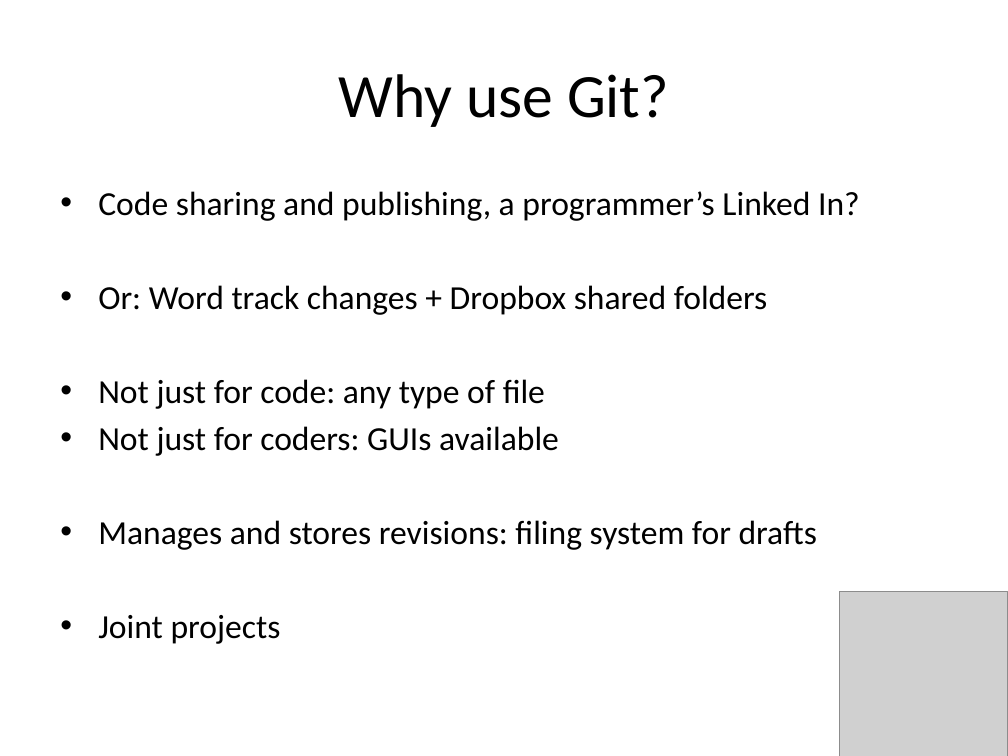
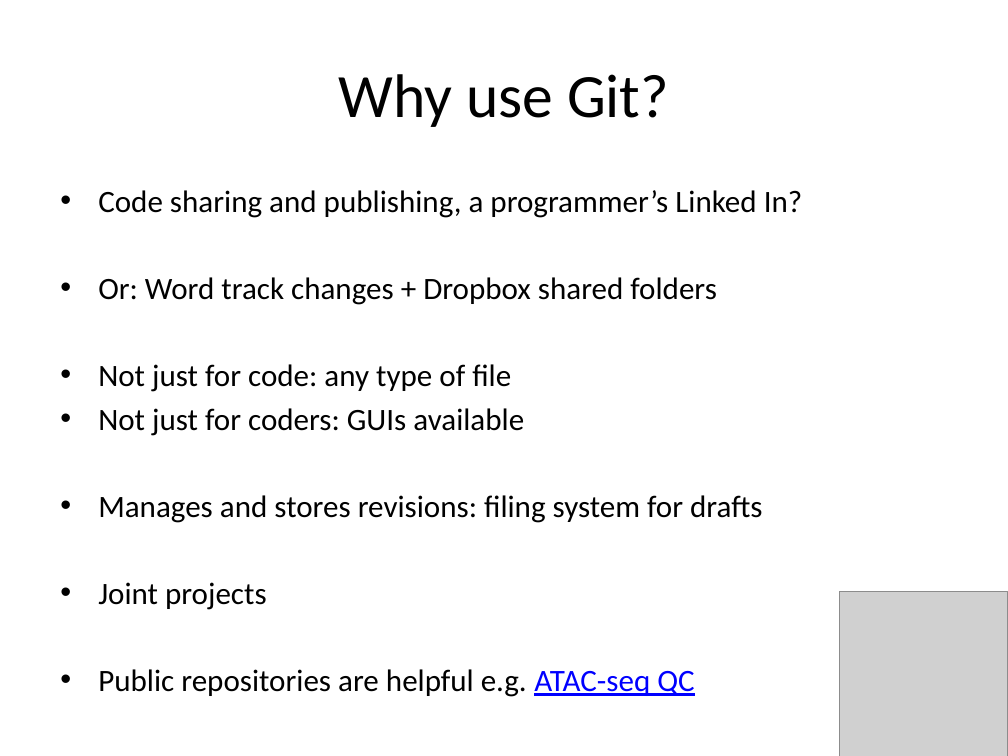
Before and after one commit to jknightlab/GitHub_and_Rmd_Introduction, a slide deck: slide 6 of R Markdown and Git.pptx. Drawn at 1008x756 pixels with LibreOffice and Linux fonts; fonts in the diff are those of the drawing; grey boxes stand for pictures. Boxes give left, top, right and bottom in pixels: in the first picture for what was removed or moved away, otherwise in the second. Text is boxed around its words. In the diff, an @@ line names an element or a change of style, - is before the commit and + after.

```diff
--- a/R Markdown and Git.pptx
+++ b/R Markdown and Git.pptx
@@ text at (98,190,802,610): size 24 to 22.2 pt in "Code sharing and publishing, a programmer’s Linked ...", "Or: Word track changes + Dropbox shared ...", "Not just for code: any type of ...", "Not just for coders: GUIs available" and 2 more places @@
@@ text at (98,669,694,697): paragraph added @@
+• Public repositories are helpful e.g. ATAC-seq QC
```
Also in this commit, not shown: 1 other file.
